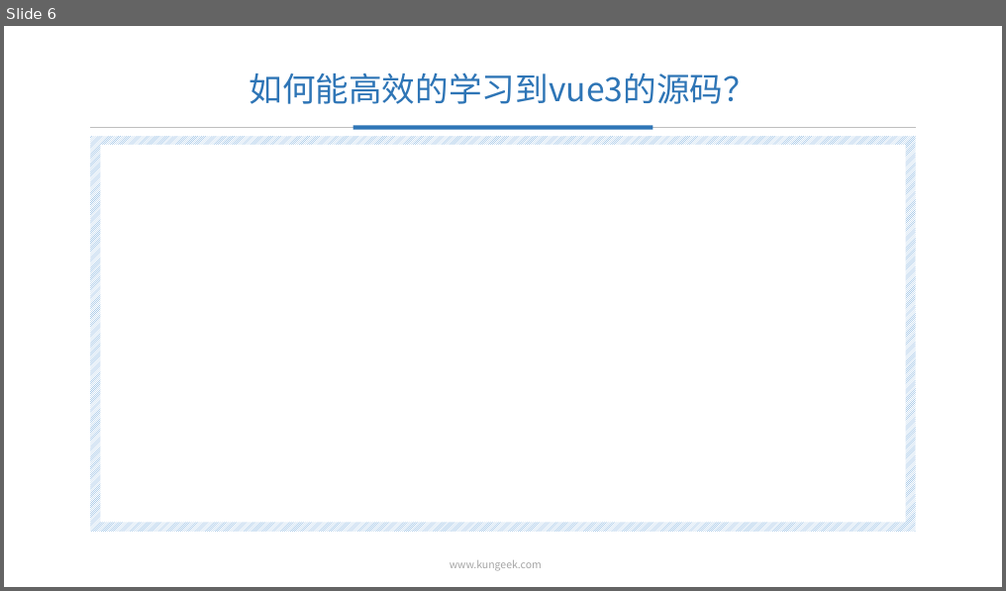
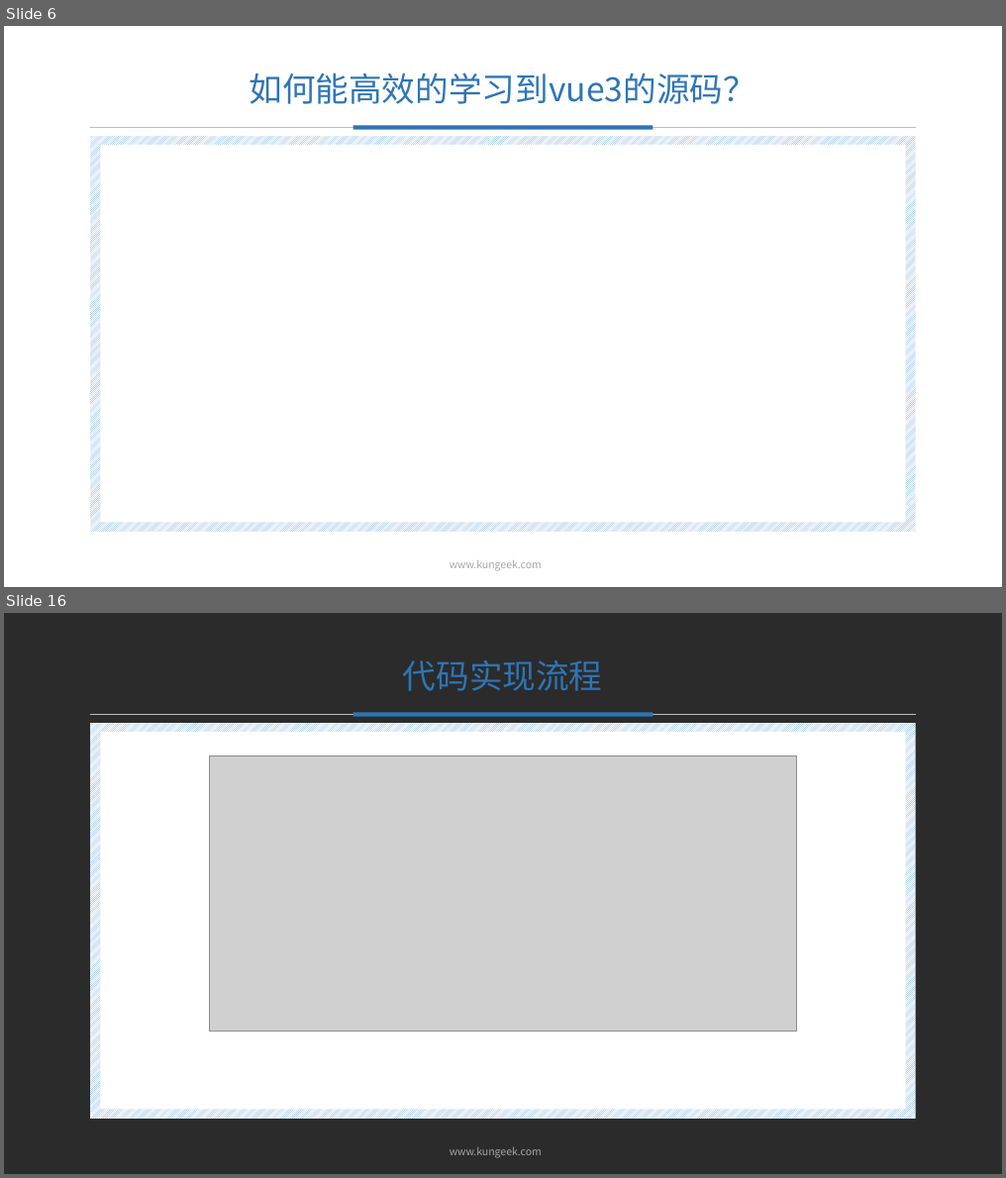
Before and after one commit to chenJinYuDo/cjy-mini-vue, a slide deck: doc/mini-vue3(vue3的最小实现).pptx. Shown one above the other, each under a label of ours: slide 6 before the commit, slides 6 and 16 after it; the slides between them are not shown. The pictures are 1006x591 and 1006x1178 pixels, drawn with LibreOffice and Linux fonts; fonts in the diff are those of the drawing; grey boxes stand for pictures; background and template pictures are left out; a plain dark background stands for a picture behind light text. Boxes give left, top, right and bottom in pixels: in the first picture for what was removed or moved away, otherwise in the second. Text is boxed around its words. In the diff, an @@ line names an element or a change of style, - is before the commit and + after.

```diff
--- a/doc/mini-vue3(vue3的最小实现).pptx
+++ b/doc/mini-vue3(vue3的最小实现).pptx
@@ slide 16 added at box(4, 613, 1002, 1174), background picture (left out); not listed: 5 template elements that a slide beside it also shows @@
@@ title added at box(403, 660, 603, 691), 32 pt, text #2E75B6 @@
+代码实现流程
@@ picture added at box(209, 756, 797, 1032) @@
```
Also in this commit, not shown: 2 slides changed, 10 other slides added, 2 slides removed, 2 other files.
